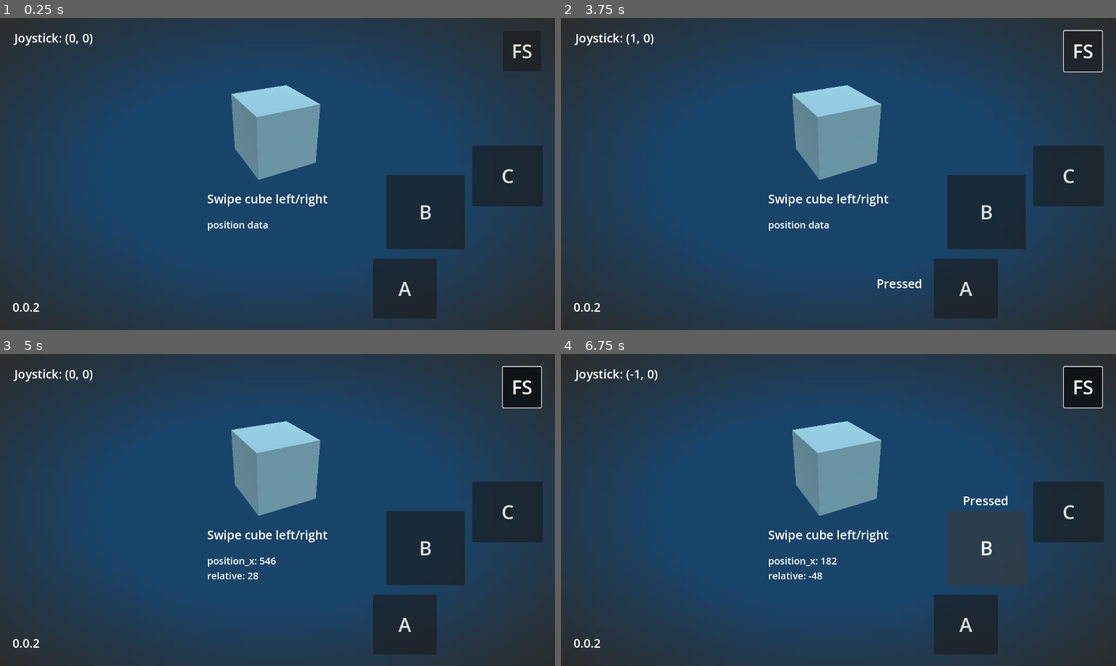
Above: before the commit, frames 1-4 (two rows, left to right).
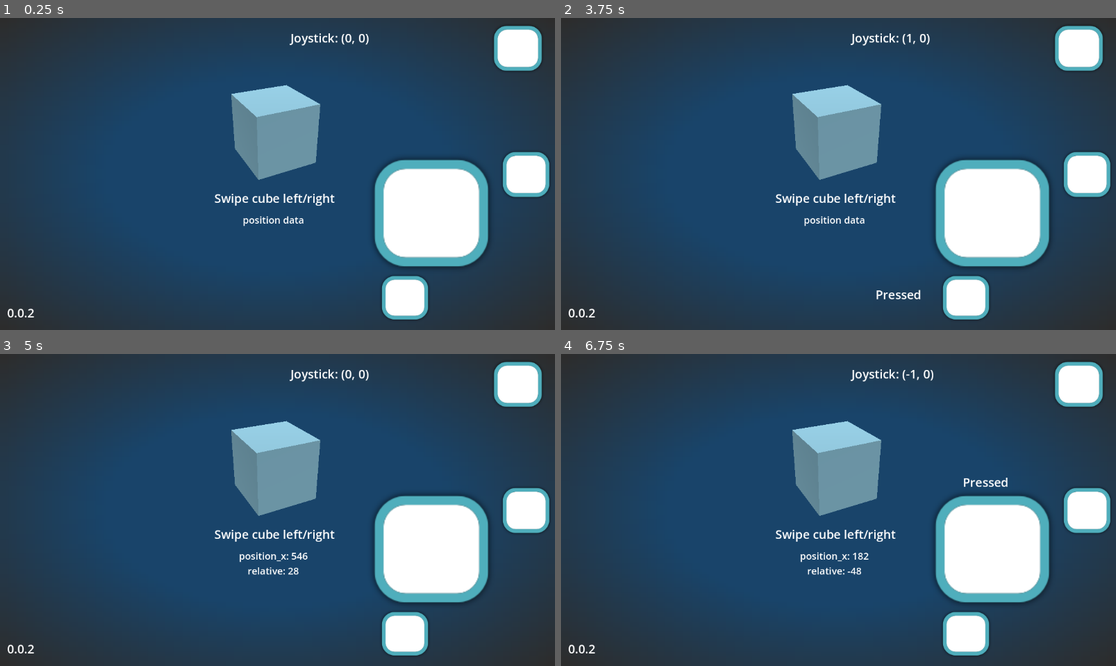
Above: after the commit, the same moments.

Repository: HuAnGYUHoNg111/godot-mobile-example
Game: Godot game, scene res://mobile_game.tscn
Same seed, same stepped clock (60 frames per second), same inputs: the game is played once before the commit and once after it.
Inputs (mouse positions are in pixels of both pictures, inside the frame that each line leads up to):
- Up to frame 1 (0.25 s): no input
- Up to frame 2 (3.75 s): click (966, 289) at 0.5 s, where only the run before the commit has a clickable "A"; click (988, 211) at 1.25 s, where only the run before the commit has a clickable "B"; click (1066, 177) at 2 s, where only the run before the commit has a clickable "C"; click (1082, 52) at 2.75 s, where only the run before the commit has a clickable "FS"; tap Enter at 3.5 s; move the mouse to (960, 158) at 3.52 s; hold Right (ui_right) from 3.53 s (still down); hold Z (custom_action_1) from 3.53 s (still down); click (960, 158) at 3.67 s
- Up to frame 3 (5 s): tap X (custom_action_2) at 3.8 s; release Right (ui_right) at 4.25 s; release Z (custom_action_1) at 4.25 s; tap Space at 4.25 s; drag from (166, 525) to (249, 572) at 4.27 s
- Up to frame 4 (6.75 s): move the mouse to (894, 441) at 5.02 s; hold Right (ui_right) 5.03-5.75 s; hold C (custom_action_3) 5.03-5.75 s; tap Z (custom_action_1) at 5.3 s; tap Enter at 5.75 s; drag from (810, 572) to (672, 463) at 5.77 s; tap Space at 6.5 s; move the mouse to (1005, 556) at 6.52 s; hold Left (ui_left) from 6.53 s (still down); hold X (custom_action_2) from 6.53 s (still down)

The runs differ from the first frame. In frame 1, 13% of the frame differs, in the area x 1-99%, y 2-97%; in frame 2, 13%; in frame 3, 13%; in frame 4, 13%.

Commit message:
Use mobile buttons so multi-touch works better with virtual joystick

Diff:
--- /dev/null
+++ b/CustomMobileButton.tscn
@@ -0,0 +1,36 @@
+[gd_scene load_steps=3 format=3 uid="uid://djs1t1o6fa3p7"]
+
+[ext_resource type="Texture2D" uid="uid://bwxir2gwx74t4" path="res://button-rect.png" id="1_jws5w"]
+
+[sub_resource type="RectangleShape2D" id="RectangleShape2D_75q5s"]
+size = Vector2(60, 60)
+
+[node name="FullScreenButton" type="TouchScreenButton"]
+shape = SubResource("RectangleShape2D_75q5s")
+shape_centered = false
+action = "full_screen"
+
+[node name="NinePatchRect" type="NinePatchRect" parent="."]
+offset_left = -43.0
+offset_top = -51.0
+offset_right = 51.0
+offset_bottom = 49.0
+texture = ExtResource("1_jws5w")
+region_rect = Rect2(13.7844, 6.35158, 124.53, 117.976)
+patch_margin_left = 42
+patch_margin_top = 38
+patch_margin_right = 42
+patch_margin_bottom = 36
+
+[node name="Label" type="Label" parent="NinePatchRect"]
+layout_mode = 1
+anchors_preset = 15
+anchor_right = 1.0
+anchor_bottom = 1.0
+grow_horizontal = 2
+grow_vertical = 2
+theme_override_colors/font_color = Color(0, 0, 0, 1)
+theme_override_font_sizes/font_size = 40
+text = "A"
+horizontal_alignment = 1
+vertical_alignment = 1
--- a/mobile_game.gd
+++ b/mobile_game.gd
@@ -1,31 +1,24 @@
-extends Node3D
+extends Control
 
-
-# buttons to put on the UI that can be clicked
-@onready var button_a: Button = $ButtonA
-@onready var button_b: Button = $ButtonB
-@onready var button_c: Button = $ButtonC
-
-@onready var button_full_screen: Button = $ButtonFullScreen
-
-
+@onready var full_screen_button: TouchScreenButton = $TopRightAnchor/FullScreenButton
 
 # label display to show UI feedback
 @onready var joystick_display: Label = $Labels/JoystickDisplay
-@onready var a_pressed_label: Label = $Labels/APressedLabel
-@onready var b_pressed_label: Label = $Labels/BPressedLabel
-@onready var c_pressed_label: Label = $Labels/CPressedLabel
+@onready var a_pressed_label: Label = $BottomRightAnchor/APressedLabel
+@onready var b_pressed_label: Label = $BottomRightAnchor/BPressedLabel
+@onready var c_pressed_label: Label = $BottomRightAnchor/CPressedLabel
+
 
 func _ready() -> void:
-	button_full_screen.toggled.connect(_full_screen_toggled)
+	full_screen_button.released.connect(_full_screen_toggled)
 
 
-func _full_screen_toggled(is_full_screen: bool) -> void:
+func _full_screen_toggled() -> void:
+	if DisplayServer.window_get_mode() == DisplayServer.WINDOW_MODE_FULLSCREEN:
+		DisplayServer.window_set_mode(DisplayServer.WINDOW_MODE_WINDOWED)
+	else:
+		DisplayServer.window_set_mode(DisplayServer.WINDOW_MODE_FULLSCREEN)
 
-	if is_full_screen:
-		DisplayServer.window_set_mode(DisplayServer.WINDOW_MODE_FULLSCREEN)
-	else:
-		DisplayServer.window_set_mode(DisplayServer.WINDOW_MODE_WINDOWED)
 
 func _process(_delta: float) -> void:
 
@@ -36,6 +29,6 @@
 	var move_vector = Input.get_vector("ui_left", "ui_right", "ui_up", "ui_down", 0)
 	joystick_display.text = 'Joystick: ' + str( move_vector )
 
-	a_pressed_label.visible = button_a.is_pressed() || Input.is_action_pressed("custom_action_1")
-	b_pressed_label.visible = button_b.is_pressed() || Input.is_action_pressed("custom_action_2")
-	c_pressed_label.visible = button_c.is_pressed() || Input.is_action_pressed("custom_action_3")
+	a_pressed_label.visible = Input.is_action_pressed("custom_action_1")
+	b_pressed_label.visible = Input.is_action_pressed("custom_action_2")
+	c_pressed_label.visible = Input.is_action_pressed("custom_action_3")
--- a/mobile_game.tscn
+++ b/mobile_game.tscn
@@ -1,8 +1,9 @@
-[gd_scene load_steps=9 format=3 uid="uid://dw873r5tvf3nr"]
+[gd_scene load_steps=14 format=3 uid="uid://dw873r5tvf3nr"]
 
 [ext_resource type="PackedScene" uid="uid://dmr0fcamx7t56" path="res://addons/virtual_joystick/virtual_joystick_scene.tscn" id="1_hfwmw"]
 [ext_resource type="Script" path="res://mobile_game.gd" id="1_nrfln"]
 [ext_resource type="Script" path="res://swipe-gesture.gd" id="3_yhl7m"]
+[ext_resource type="Texture2D" uid="uid://bwxir2gwx74t4" path="res://button-rect.png" id="5_bq1yj"]
 [ext_resource type="Script" path="res://mesh_instance_3d.gd" id="5_ks0yn"]
 
 [sub_resource type="Gradient" id="Gradient_cbi5d"]
@@ -19,10 +20,29 @@
 [sub_resource type="StandardMaterial3D" id="StandardMaterial3D_l3ncj"]
 albedo_color = Color(0.574561, 0.797725, 0.885648, 1)
 
-[node name="MobileGame" type="Node3D"]
+[sub_resource type="RectangleShape2D" id="RectangleShape2D_6xvxv"]
+size = Vector2(100, 100)
+
+[sub_resource type="RectangleShape2D" id="RectangleShape2D_x5c77"]
+size = Vector2(100, 100)
+
+[sub_resource type="RectangleShape2D" id="RectangleShape2D_vk52i"]
+size = Vector2(100, 100)
+
+[sub_resource type="RectangleShape2D" id="RectangleShape2D_tx4md"]
+size = Vector2(100, 100)
+
+[node name="MobileGame" type="Control"]
+layout_mode = 3
+anchors_preset = 15
+anchor_right = 1.0
+anchor_bottom = 1.0
+grow_horizontal = 2
+grow_vertical = 2
 script = ExtResource("1_nrfln")
 
 [node name="ColorRect" type="TextureRect" parent="."]
+layout_mode = 1
 anchors_preset = 15
 anchor_right = 1.0
 anchor_bottom = 1.0
@@ -31,6 +51,7 @@
 texture = SubResource("GradientTexture2D_g7oqn")
 
 [node name="Virtual Joystick" parent="." instance=ExtResource("1_hfwmw")]
+layout_mode = 1
 offset_top = -314.0
 offset_right = 492.0
 offset_bottom = 2.0
@@ -38,67 +59,21 @@
 joystick_mode = 1
 visibility_mode = 2
 
-[node name="ButtonA" type="Button" parent="."]
-anchors_preset = 3
-anchor_left = 1.0
-anchor_top = 1.0
-anchor_right = 1.0
-anchor_bottom = 1.0
-offset_left = -378.0
-offset_top = -148.0
-offset_right = -245.0
-offset_bottom = -24.0
-grow_horizontal = 0
-grow_vertical = 0
-theme_override_font_sizes/font_size = 40
-text = "A"
-
-[node name="ButtonB" type="Button" parent="."]
-anchors_preset = 3
-anchor_left = 1.0
-anchor_top = 1.0
-anchor_right = 1.0
-anchor_bottom = 1.0
-offset_left = -350.0
-offset_top = -322.0
-offset_right = -187.0
-offset_bottom = -168.0
-grow_horizontal = 0
-grow_vertical = 0
-theme_override_font_sizes/font_size = 40
-text = "B"
-
-[node name="ButtonC" type="Button" parent="."]
-anchors_preset = 3
-anchor_left = 1.0
-anchor_top = 1.0
-anchor_right = 1.0
-anchor_bottom = 1.0
-offset_left = -172.0
-offset_top = -383.0
-offset_right = -25.0
-offset_bottom = -257.0
-grow_horizontal = 0
-grow_vertical = 0
-theme_override_font_sizes/font_size = 40
-text = "C"
-
-[node name="ButtonFullScreen" type="Button" parent="."]
-anchors_preset = 1
-anchor_left = 1.0
-anchor_right = 1.0
-offset_left = -108.0
-offset_top = 27.0
-offset_right = -29.0
-offset_bottom = 111.0
-grow_horizontal = 0
-theme_override_font_sizes/font_size = 40
-toggle_mode = true
-text = "FS"
-
-[node name="TouchScreenButton" type="TouchScreenButton" parent="."]
+[node name="VersionNumber" type="Label" parent="."]
+layout_mode = 1
+anchors_preset = 2
+anchor_top = 1.0
+anchor_bottom = 1.0
+offset_left = 15.0
+offset_top = -53.0
+offset_right = 84.0
+offset_bottom = -11.0
+grow_vertical = 0
+theme_override_font_sizes/font_size = 25
+text = "0.0.2"
 
 [node name="SubViewportContainer" type="SubViewportContainer" parent="."]
+layout_mode = 1
 anchors_preset = 5
 anchor_left = 0.5
 anchor_right = 0.5
@@ -130,33 +105,24 @@
 transform = Transform3D(1, 0, 0, 0, 0.5, 0.866025, 0, -0.866025, 0.5, -3, 0, 0)
 
 [node name="Labels" type="Control" parent="."]
-layout_mode = 3
-anchors_preset = 0
-offset_right = 40.0
-offset_bottom = 40.0
-
-[node name="VersionNumber" type="Label" parent="Labels"]
-layout_mode = 1
-anchors_preset = 2
-anchor_top = 1.0
-anchor_bottom = 1.0
-offset_left = 26.0
-offset_top = 543.0
-offset_right = 95.0
-offset_bottom = 585.0
-grow_vertical = 0
-theme_override_font_sizes/font_size = 25
-text = "0.0.2"
+layout_mode = 1
+anchors_preset = 5
+anchor_left = 0.5
+anchor_right = 0.5
+offset_left = -3.5
+offset_right = 3.5
+offset_bottom = 4.0
+grow_horizontal = 2
 
 [node name="SwipeInstructions" type="Label" parent="Labels"]
 layout_mode = 1
 anchors_preset = 5
 anchor_left = 0.5
 anchor_right = 0.5
-offset_left = 410.0
-offset_top = 358.0
-offset_right = 660.0
-offset_bottom = 400.0
+offset_left = -132.0
+offset_top = 357.0
+offset_right = 118.0
+offset_bottom = 399.0
 grow_horizontal = 2
 theme_override_font_sizes/font_size = 25
 text = "Swipe cube left/right"
@@ -166,16 +132,18 @@
 anchors_preset = 5
 anchor_left = 0.5
 anchor_right = 0.5
-offset_left = 410.0
-offset_top = 415.0
-offset_right = 660.0
-offset_bottom = 495.0
+offset_left = -133.5
+offset_top = 405.0
+offset_right = 116.5
+offset_bottom = 442.0
 grow_horizontal = 2
 theme_override_font_sizes/font_size = 20
 text = "position data"
+horizontal_alignment = 1
 script = ExtResource("3_yhl7m")
 
 [node name="JoystickDisplay" type="Label" parent="Labels"]
+layout_mode = 0
 offset_left = 30.0
 offset_top = 24.0
 offset_right = 285.0
@@ -183,52 +151,101 @@
 theme_override_font_sizes/font_size = 25
 text = "Vector2( position)"
 
-[node name="APressedLabel" type="Label" parent="Labels"]
-layout_mode = 1
-anchors_preset = 3
-anchor_left = 1.0
-anchor_top = 1.0
-anchor_right = 1.0
-anchor_bottom = 1.0
-offset_left = 615.0
-offset_top = 494.0
-offset_right = 720.0
-offset_bottom = 535.0
+[node name="BottomRightAnchor" type="Control" parent="."]
+layout_mode = 1
+anchors_preset = 3
+anchor_left = 1.0
+anchor_top = 1.0
+anchor_right = 1.0
+anchor_bottom = 1.0
+offset_left = -40.0
+offset_top = -40.0
+grow_horizontal = 0
+grow_vertical = 0
+
+[node name="TouchScreenButton" type="TouchScreenButton" parent="BottomRightAnchor"]
+position = Vector2(-333, -80)
+scale = Vector2(0.816794, 0.816794)
+texture_normal = ExtResource("5_bq1yj")
+shape = SubResource("RectangleShape2D_6xvxv")
+action = "custom_action_1"
+
+[node name="TouchScreenButton2" type="TouchScreenButton" parent="BottomRightAnchor"]
+position = Vector2(-368, -333)
+scale = Vector2(2.00763, 2.00763)
+texture_normal = ExtResource("5_bq1yj")
+shape = SubResource("RectangleShape2D_x5c77")
+action = "custom_action_2"
+
+[node name="TouchScreenButton3" type="TouchScreenButton" parent="BottomRightAnchor"]
+position = Vector2(-82, -338)
+scale = Vector2(0.82085, 0.847328)
+texture_normal = ExtResource("5_bq1yj")
+shape = SubResource("RectangleShape2D_vk52i")
+action = "custom_action_3"
+
+[node name="APressedLabel" type="Label" parent="BottomRightAnchor"]
+layout_mode = 1
+anchors_preset = 3
+anchor_left = 1.0
+anchor_top = 1.0
+anchor_right = 1.0
+anchor_bottom = 1.0
+offset_left = -499.0
+offset_top = -91.0
+offset_right = -394.0
+offset_bottom = -50.0
 grow_horizontal = 0
 grow_vertical = 0
 theme_override_font_sizes/font_size = 25
 text = "Pressed"
 
-[node name="BPressedLabel" type="Label" parent="Labels"]
-layout_mode = 1
-anchors_preset = 3
-anchor_left = 1.0
-anchor_top = 1.0
-anchor_right = 1.0
-anchor_bottom = 1.0
-offset_left = 773.0
-offset_top = 247.0
-offset_right = 910.0
-offset_bottom = 289.0
+[node name="BPressedLabel" type="Label" parent="BottomRightAnchor"]
+layout_mode = 1
+anchors_preset = 3
+anchor_left = 1.0
+anchor_top = 1.0
+anchor_right = 1.0
+anchor_bottom = 1.0
+offset_left = -339.0
+offset_top = -399.0
+offset_right = -202.0
+offset_bottom = -357.0
 grow_horizontal = 0
 grow_vertical = 0
 theme_override_font_sizes/font_size = 25
 text = "Pressed"
 horizontal_alignment = 1
 
-[node name="CPressedLabel" type="Label" parent="Labels"]
-layout_mode = 1
-anchors_preset = 3
-anchor_left = 1.0
-anchor_top = 1.0
-anchor_right = 1.0
-anchor_bottom = 1.0
-offset_left = 952.0
-offset_top = 175.0
-offset_right = 1089.0
-offset_bottom = 217.0
+[node name="CPressedLabel" type="Label" parent="BottomRightAnchor"]
+layout_mode = 1
+anchors_preset = 3
+anchor_left = 1.0
+anchor_top = 1.0
+anchor_right = 1.0
+anchor_bottom = 1.0
+offset_left = -136.0
+offset_top = -428.0
+offset_right = -14.0
+offset_bottom = -386.0
 grow_horizontal = 0
 grow_vertical = 0
 theme_override_font_sizes/font_size = 25
 text = "Pressed"
 horizontal_alignment = 1
+
+[node name="TopRightAnchor" type="Control" parent="."]
+layout_mode = 1
+anchors_preset = 1
+anchor_left = 1.0
+anchor_right = 1.0
+offset_left = -40.0
+offset_bottom = 40.0
+grow_horizontal = 0
+
+[node name="FullScreenButton" type="TouchScreenButton" parent="TopRightAnchor"]
+position = Vector2(-101, 8)
+scale = Vector2(0.847328, 0.847328)
+texture_normal = ExtResource("5_bq1yj")
+shape = SubResource("RectangleShape2D_tx4md")
+action = "full_screen"
--- a/project.godot
+++ b/project.godot
@@ -36,6 +36,10 @@
 "events": [Object(InputEventKey,"resource_local_to_scene":false,"resource_name":"","device":-1,"window_id":0,"alt_press …(191 unchanged characters)…
 ]
 }
+full_screen={
+"deadzone": 0.5,
+"events": []
+}
 
 [input_devices]
 
Binary file added: button-rect.png
Not shown, added: button-rect.png.import
